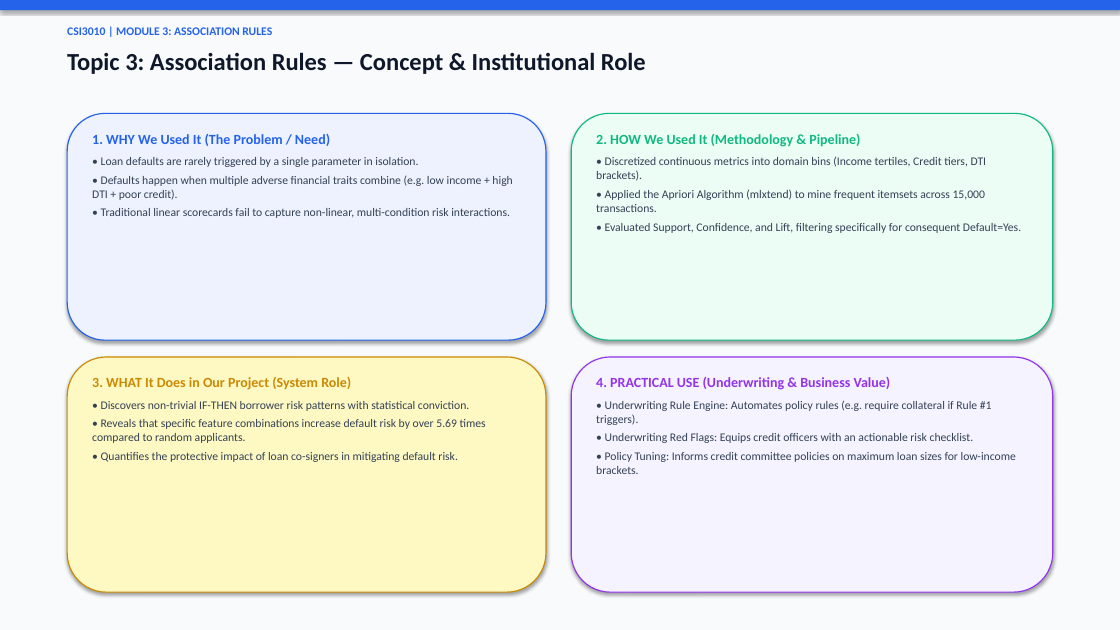
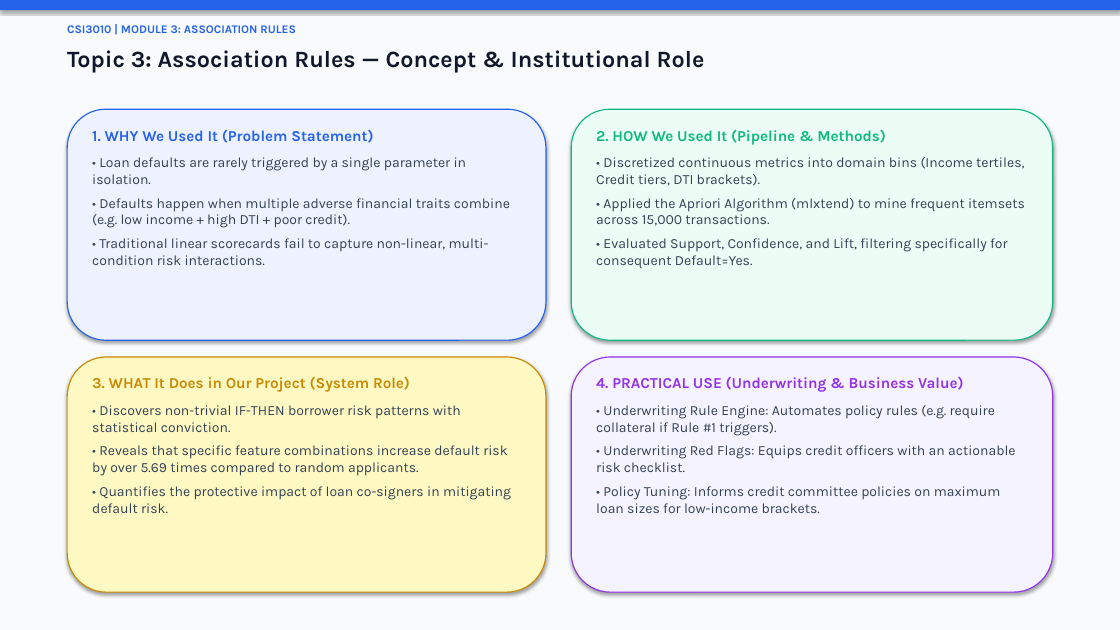
Before and after one commit to MahaprabhuK/Byte_Brigades_Loan_Default, a slide deck: slide 9 of Review2_ByteBrigades_LoanDefault.pptx. Drawn at 1120x630 pixels with LibreOffice and Linux fonts; fonts in the diff are those of the drawing. Boxes give left, top, right and bottom in pixels: in the first picture for what was removed or moved away, otherwise in the second. Text is boxed around its words. In the diff, an @@ line names an element or a change of style, - is before the commit and + after.

Commit message:
style(presentation): format with Segoe UI professional font, strict 12pt body text, and brief single-line points

```diff
--- a/Review2_ByteBrigades_LoanDefault.pptx
+++ b/Review2_ByteBrigades_LoanDefault.pptx
@@ text "CSI3010 | MODULE 3: ASSOCIATION ..." at box(67, 25, 296, 33): font Calibri to Karla @@
@@ text "Topic 3: Association Rules — ..." at box(67, 50, 705, 72): size 21 to 20 pt, font Calibri to Karla @@
@@ rounded rectangle: place and size @@
-rounded rectangle at box(67, 113, 546, 340)
+rounded rectangle at box(67, 109, 546, 340)
@@ rounded rectangle: place and size @@
-rounded rectangle at box(571, 113, 1053, 340)
+rounded rectangle at box(571, 109, 1053, 340)
@@ text at box(92, 130, 373, 143): text changed; size 12 to 13 pt; font Calibri to Karla @@
-1. WHY We Used It (The Problem / Need)
+1. WHY We Used It (Problem Statement)
@@ text at box(596, 129, 886, 145): text changed; size 12 to 13 pt; font Calibri to Karla @@
-2. HOW We Used It (Methodology & Pipeline)
+2. HOW We Used It (Pipeline & Methods)
@@ text at box(92, 157, 510, 265): size 10 to 12 pt, font Calibri to Karla in "• Loan defaults are rarely triggered by ...", "• Defaults happen when multiple adverse financial ...", "• Traditional linear scorecards fail to capture ..."; more space between paragraphs @@
@@ text at box(596, 157, 1025, 268): size 10 to 12 pt, font Calibri to Karla in "• Discretized continuous metrics into domain bins ...", "• Applied the Apriori Algorithm (mlxtend) to ...", "• Evaluated Support, Confidence, and Lift, filtering ..."; more space between paragraphs @@
@@ text "3. WHAT It Does in ..." at box(92, 376, 511, 513): size 12 to 13 pt in "3. WHAT It Does in Our Project ..."; font Calibri to Karla; size 10 to 12 pt in "• Discovers non-trivial IF-THEN borrower risk patterns ...", "• Reveals that specific feature combinations increase ...", "• Quantifies the protective impact of loan ..."; more space between paragraphs @@
@@ text "4. PRACTICAL USE (Underwriting & ..." at box(596, 377, 1015, 513): size 12 to 13 pt in "4. PRACTICAL USE (Underwriting & Business Value)"; font Calibri to Karla; size 10 to 12 pt in "• Underwriting Rule Engine: Automates policy rules ...", "• Underwriting Red Flags: Equips credit officers ...", "• Policy Tuning: Informs credit committee policies ..."; more space between paragraphs @@
```
Also in this commit, not shown: 13 other slides changed, 1 other file.
